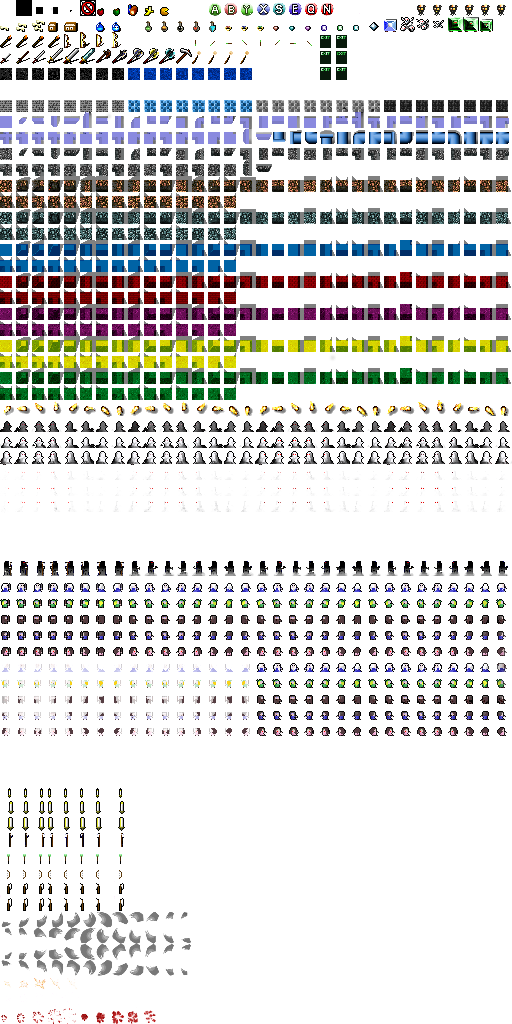
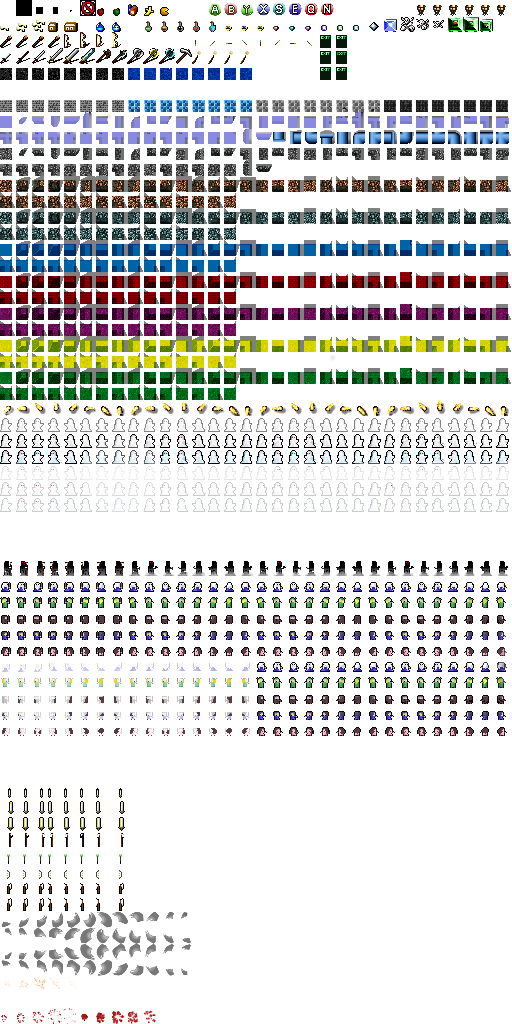
Before/after of a 512×1024 layered artwork. What changed in the layer stack:
painted on "Layer" over (0, 414, 512, 736)
